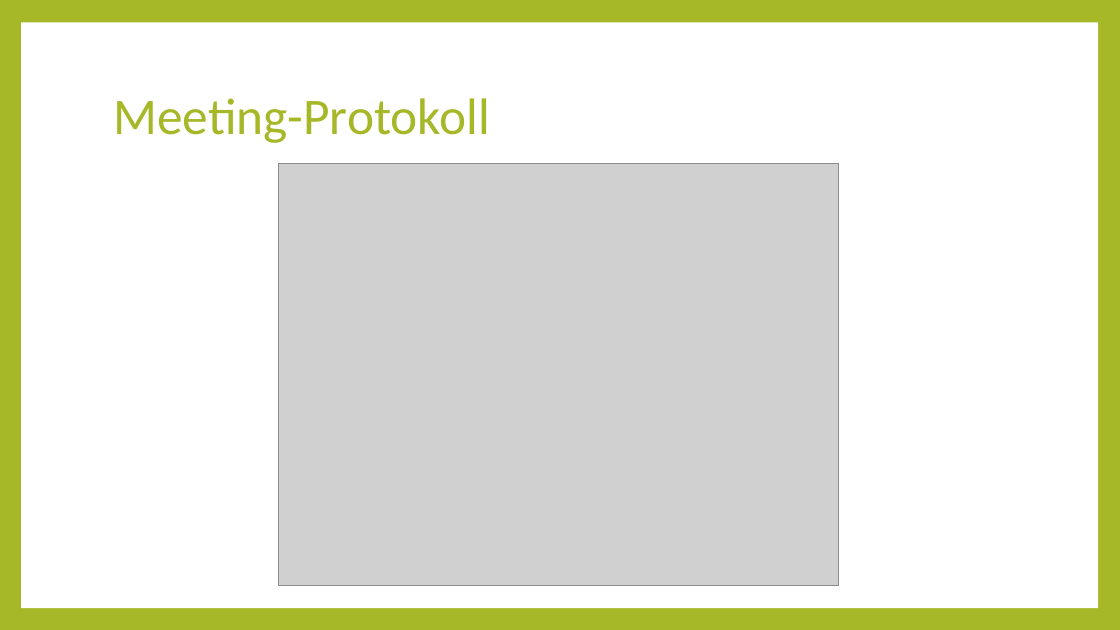
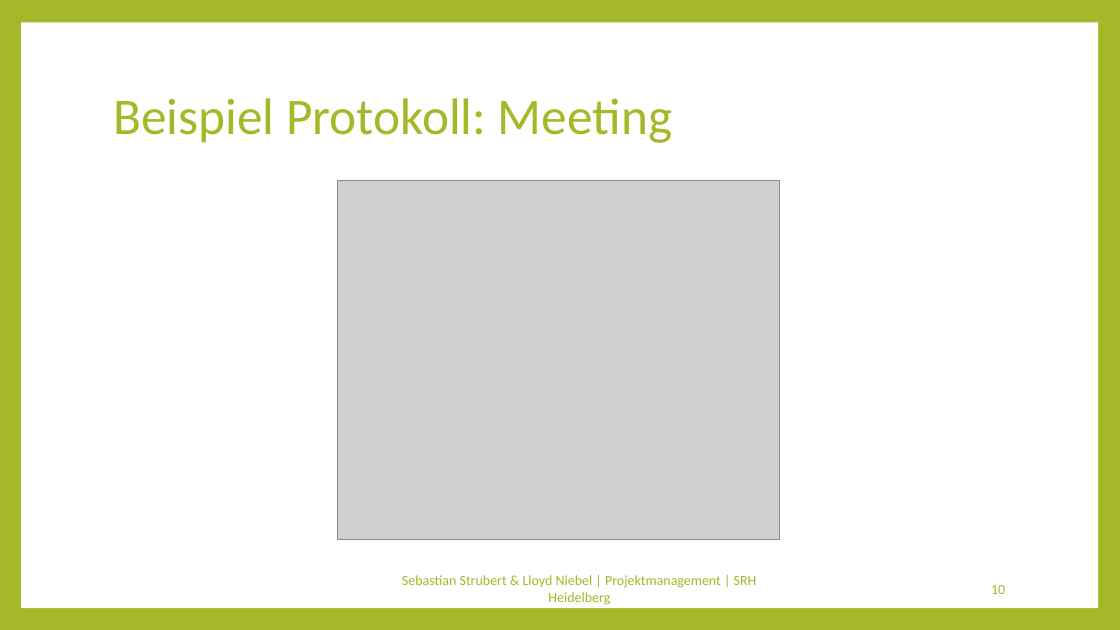
Before and after one commit to Kulu-M/KanBan-App, a slide deck: slide 10 of KanBan-App/Documents/Abschlusspräsentation/Projektmanagement.pptx (slide 8 before the commit). Drawn at 1120x630 pixels with LibreOffice and Linux fonts; fonts in the diff are those of the drawing; grey boxes stand for pictures. Boxes give left, top, right and bottom in pixels: in the first picture for what was removed or moved away, otherwise in the second. Text is boxed around its words. In the diff, an @@ line names an element or a change of style, - is before the commit and + after.

```diff
--- a/KanBan-App/Documents/Abschlusspräsentation/Projektmanagement.pptx
+++ b/KanBan-App/Documents/Abschlusspräsentation/Projektmanagement.pptx
@@ title at <box>113,98,672,143</box>: text changed @@
-Meeting-Protokoll
+Beispiel Protokoll: Meeting
@@ picture: place and size @@
-picture at <box>279,164,839,586</box>
+picture at <box>338,181,780,540</box>
@@ text added at <box>402,575,757,605</box>, 12 pt, text #A6B727 @@
+Sebastian Strubert & Lloyd Niebel | Projektmanagement | SRH Heidelberg
@@ page number added at <box>991,585,1005,594</box>, 12 pt, text #A6B727 @@
+10
```
Also in this commit, not shown: 20 other slides changed, 14 slides added, 7 slides removed.
